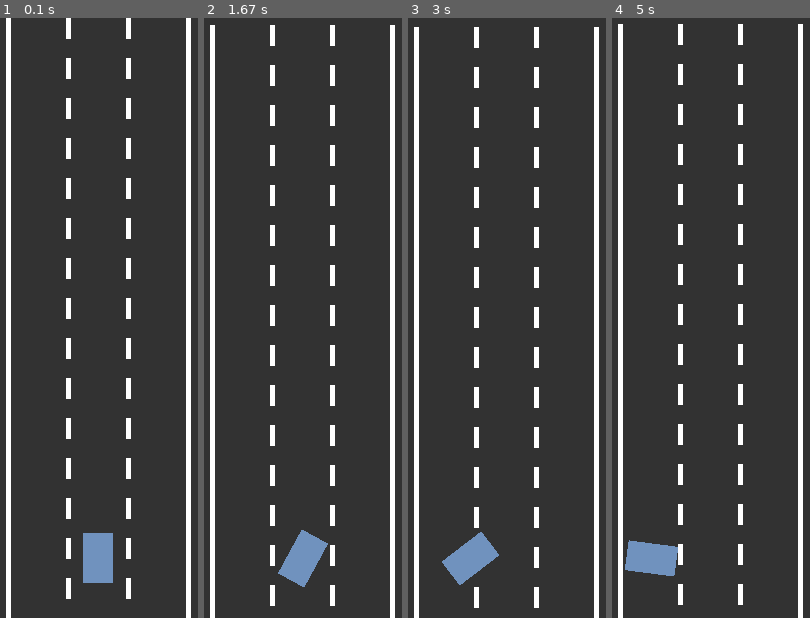
Above: before the commit, frames 1-4 (left to right).
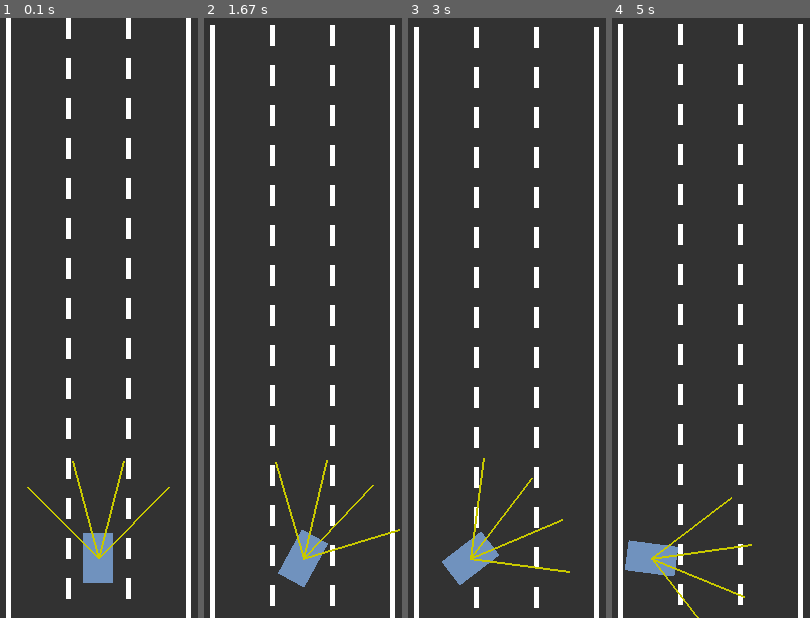
Above: after the commit, the same moments.

Repository: kc-raahi/self-driving-car-sim
Game: pygame game, started from car.py
Same seed, same stepped clock (60 frames per second), same inputs: the game is played once before the commit and once after it.
Inputs:
- Up to frame 1 (0.1 s): no input
- Up to frame 2 (1.67 s): hold Right 0.33-0.8 s; hold Up 0.83-1.3 s; hold Right from 1.33 s (still down)
- Up to frame 3 (3 s): release Right at 1.8 s; hold Down 2.4-2.7 s; hold Left from 2.73 s (still down)
- Up to frame 4 (5 s): release Left at 3.13 s; hold Up 3.17-3.53 s; hold Right 3.57-4.2 s; hold Down 4.23-4.6 s; hold Left from 4.63 s (still down)

The runs differ from the first frame. In frame 1, 0.6% of the frame differs, in the area x 13-86%, y 73-91%; in frame 2, 0.6%; in frame 3, 0.6%, in the area x 31-82%, y 73-93%; in frame 4, 0.6%.

Commit message:
20230710 - sensors

Diff:
--- a/car.py
+++ b/car.py
@@ -8,8 +8,10 @@
 SCREEN_WIDTH = 200
 SCREEN_HEIGHT = 600
 DEG_TO_RAD = (2 * math.pi) / 360
-LINE_COL = (255, 255, 255)  # white
-ROAD_COL = (50, 50, 50)  # dark gray
+LINE_COL = (255, 255, 255)          # white
+ROAD_COL = (50, 50, 50)             # dark gray
+SENSOR_COL = (200, 200, 0)          # yellow
+SENSOR_ACTIVE_COL = (255, 0, 0)     # bright red
 LINE_WIDTH = 5
 DASH_HEIGHT = 20
 
@@ -37,7 +39,7 @@
         self.speed = 0
         self.acc = 0.2
         self.max_speed = 3 if not self.traffic else 2
-        self.center = [self.position[0] + CAR_SIZE_X / 2, self.position[1] + CAR_SIZE_Y / 2]
+        self.center = (self.x + CAR_SIZE_X / 2, self.y + CAR_SIZE_Y / 2)
         self.sensors = []
         self.drawing_sensors = []
         self.alive = True
@@ -114,6 +116,25 @@
         self.x = x
         self.y = y
         self.h = h
+
+class Sensor:
+
+    def __init__(self, car, num_rays=4, ray_len=100, ray_spread=math.pi/2):
+        self.car = car
+        self.num_rays = num_rays
+        self.ray_len = ray_len
+        self.ray_spread = ray_spread
+        self.rays = []
+
+    def update_and_draw(self, car, my_screen, my_road):
+        self.rays = []
+        y = car.y - my_road.y
+        for i in range(self.num_rays):
+            ray_angle = lerp(self.ray_spread / 2, -self.ray_spread / 2, i / (self.num_rays - 1)) + car.angle * DEG_TO_RAD
+            a = (car.x, y)
+            b = (car.x - self.ray_len * math.sin(ray_angle), y - self.ray_len * math.cos(ray_angle))
+            self.rays.append([a, b])
+            pygame.draw.line(my_screen, SENSOR_COL, a, b, width=2)
 
 
 class Road:
@@ -165,6 +186,7 @@
     road = Road(SCREEN_WIDTH / 2, SCREEN_WIDTH * 0.9)
     road.set_lines()
     driver = Car(road.get_lane_center(int(road.lane_count / 2)), SCREEN_HEIGHT * 0.9)  # int(lanes/2)+(width/lanes)
+    sensor = Sensor(driver)
     run = True
     clock = pygame.time.Clock()
 
@@ -174,6 +196,7 @@
         road.move_viewport(driver.y)
         road.draw(screen)
         driver.update_and_draw(road)
+        sensor.update_and_draw(driver, screen, road)
 
         for event in pygame.event.get():
             if event.type == pygame.QUIT:
--- /dev/null
+++ b/refactor/car.py
@@ -0,0 +1,102 @@
+import math
+
+from constants import CAR_SIZE_Y, CAR_SIZE_X, ACCELERATION, MAX_SPEED_DRIVER, MAX_SPEED_TRAFFIC, ANGLE_CHANGE, \
+    DEG_TO_RAD
+from utils import clamp
+
+class Car:
+    def __init__(self, gui, x, y, traffic=False):
+        self.x = x
+        self.y = y
+        self.traffic = traffic
+        self.imgname = "../driver.png" if not self.traffic else "../traffic.png"
+        self.gui = gui
+        self.img = self.gui.load_img(self.imgname)
+        self.traffic = traffic
+        self.width = CAR_SIZE_X
+        self.height = CAR_SIZE_Y
+        self.angle = 0
+        self.speed = 0
+        self.up = False
+        self.down = False
+        self.left = False
+        self.right = False
+        self.acc = ACCELERATION
+        self.max_speed = MAX_SPEED_DRIVER if not self.traffic else MAX_SPEED_TRAFFIC
+        self.sensors = []
+        self.drawing_sensors = []
+        self.alive = True
+
+    def pos(self):
+        return self.x, self.y
+
+    def center(self):
+        return self.x + self.width / 2, self.y + CAR_SIZE_Y / 2
+
+    def update_up(self):
+        self.speed += ACCELERATION
+        self.speed = clamp(self.speed, -self.max_speed, self.max_speed)
+
+    def update_down(self):
+        self.speed -= ACCELERATION
+        self.speed = clamp(self.speed, -self.max_speed, self.max_speed)
+
+    def update_left(self):
+        self.angle += ANGLE_CHANGE
+
+    def update_right(self):
+        self.angle -= ANGLE_CHANGE
+
+    def forward(self):
+        self.up = True
+        self.down = False
+
+    def backward(self):
+        self.up = False
+        self.down = True
+
+    def foot_off_gas(self):
+        self.up = False
+        self.down = False
+
+    def turn_left(self):
+        self.left = True
+        self.right = False
+
+    def turn_right(self):
+        self.left = False
+        self.right = True
+
+    def _coast(self):
+        if self.speed != 0:
+            if self.speed < 0:
+                self.speed += self.acc
+            else:
+                self.speed -= self.acc
+        if 0 < self.speed < 0.2:
+            self.speed = 0
+
+    def _turn(self):
+        theta = 0
+        if self.left:
+            theta = ANGLE_CHANGE
+        if self.right:
+            theta = -ANGLE_CHANGE
+        flip = 1 if self.speed <= 0 else -1
+        self.angle += theta * flip
+
+    def update(self, my_road):
+        if self.up:
+            self.update_up()
+        if self.down:
+            self.update_down()
+        if not self.up and not self.down:
+            self._coast()
+
+        self.y += self.speed * math.cos(self.angle * DEG_TO_RAD)
+        self.x += self.speed * math.sin(self.angle * DEG_TO_RAD)
+        self._turn()
+
+
+    def draw(self):
+        self.gui.draw_car(self.img, self.pos(), self.angle)
--- /dev/null
+++ b/refactor/constants.py
@@ -0,0 +1,16 @@
+import math
+
+CAR_SIZE_X = 30
+CAR_SIZE_Y = 50
+SCREEN_WIDTH = 200
+SCREEN_HEIGHT = 600
+DEG_TO_RAD = (2 * math.pi) / 360
+LINE_COL = (255, 255, 255)  # white
+ROAD_COL = (50, 50, 50)  # dark gray
+LINE_WIDTH = 5
+DASH_HEIGHT = 20
+CAR_POS_ONSCREEN = SCREEN_HEIGHT * 0.75
+ACCELERATION = 0.2
+MAX_SPEED_DRIVER = 3
+MAX_SPEED_TRAFFIC = 2
+ANGLE_CHANGE = 1.5
--- /dev/null
+++ b/refactor/gui.py
@@ -0,0 +1,24 @@
+import pygame
+from constants import CAR_SIZE_X, CAR_SIZE_Y, SCREEN_WIDTH, SCREEN_HEIGHT
+from utils import to_screen_y
+
+class Gui:
+
+    def __init__(self):
+        self.viewport_top_y = 0
+        self.screen = pygame.display.set_mode((SCREEN_WIDTH, SCREEN_HEIGHT))
+        pygame.display.set_caption("Self-Driving Car")
+
+    def set_viewport_top_y(self, y):
+        self.viewport_top_y = y
+
+    def load_img(self, path):
+        image = pygame.image.load(path)
+        image.set_colorkey((0, 0, 0))
+        return pygame.transform.scale(image, (CAR_SIZE_X, CAR_SIZE_Y))
+
+    def draw_car(self, img, pos, angle):
+        x, y = pos
+        img_copy = pygame.transform.rotate(img, angle)
+        y = to_screen_y(y, self.viewport_top_y)
+        self.screen.blit(img_copy, (x - int(img_copy.get_width() / 2), y - int(img_copy.get_height() / 2)))
--- /dev/null
+++ b/refactor/road.py
@@ -0,0 +1,45 @@
+from refactor.constants import SCREEN_HEIGHT, CAR_POS_ONSCREEN
+from refactor.utils import top_of_screen_from_car_y
+
+
+class Road:
+    def __init__(self, x, width, lane_count=3):
+        self.x = x
+        self.y = 0
+        self.width = width
+        self.lane_count = lane_count
+        self.left = x - width / 2
+        self.right = x + width / 2
+        self.lines = []
+
+    # print the road in relation to the car
+    def move_viewport(self, car_y):
+        # where we want the top of the screen
+        new_y = top_of_screen_from_car_y(car_y)
+        delta = new_y - self.y
+        for line in self.lines:
+            line_y_new = line.y - delta
+            # keeps line within viewport
+            if line_y_new < new_y:
+                line_y_new = new_y + SCREEN_HEIGHT - (new_y - line_y_new)
+            if line_y_new > new_y + SCREEN_HEIGHT:
+                line_y_new = line_y_new - SCREEN_HEIGHT
+            line.y = line_y_new
+        self.y = new_y
+
+    def set_lines(self):
+        for i in range(self.lane_count + 1):
+            x = lerp(self.left, self.right, i / self.lane_count)
+            step = DASH_HEIGHT if i == 0 or i == self.lane_count else DASH_HEIGHT * 2
+            for j in range(int(self.y), int(self.y) + SCREEN_HEIGHT, step):
+                self.lines.append(Line(x, j, DASH_HEIGHT))
+
+    def draw(self, my_screen):
+        for line in self.lines:
+            line_v_y = line.y - self.y
+            pygame.draw.line(my_screen, LINE_COL, (line.x, line_v_y), (line.x, line_v_y + DASH_HEIGHT),
+                             width=LINE_WIDTH)
+
+    def get_lane_center(self, lane_index):
+        lane_width = self.width / self.lane_count
+        return self.left + lane_width / 2 + lane_index * lane_width
--- /dev/null
+++ b/refactor/tests/test_utils.py
@@ -0,0 +1,20 @@
+import pytest
+
+from refactor.utils import lerp, to_screen_y, clamp
+
+
+@pytest.mark.parametrize("a, b, t, o", [(0, 1, 0.5, 0.5), (0, 2, 1, 2), (1, 2, 0.5, 1.5)])
+def test_lerp(a, b, t, o):
+    assert lerp(a, b, t) == o
+
+
+@pytest.mark.parametrize("y, vty, o", [(-450, 0, 450), (0, 10, 10)])
+def test_to_screen_y(y, vty, o):
+    assert to_screen_y(y, vty) == o
+
+
+@pytest.mark.parametrize("v, min_v, max_v, o", [(0.5, 0, 1, 0.5), (2, 0, 1, 1), (-1, 0, 1, 0)])
+def test_clamp(v, min_v, max_v, o):
+    c = clamp(v, min_v, max_v)
+    assert c >= min_v
+    assert c <= max_v
--- /dev/null
+++ b/refactor/utils.py
@@ -0,0 +1,28 @@
+from refactor.constants import CAR_POS_ONSCREEN
+
+
+def lerp(a, b, t):
+    """
+    Linear interpolation - computes the value that is a fraction t away from a
+    :param a: start of the interval
+    :param b: end of the interval
+    :param t: between 0 and 1
+    :return:
+    """
+    return a + (b - a) * t
+
+
+def to_screen_y(y, viewport_top_y):
+    return viewport_top_y - y
+
+
+def clamp(v, min_v, max_v):
+    if v > max_v:
+        return max_v
+    if v < min_v:
+        return min_v
+
+    return v
+
+def top_of_screen_from_car_y(car_y):
+    return car_y + CAR_POS_ONSCREEN
